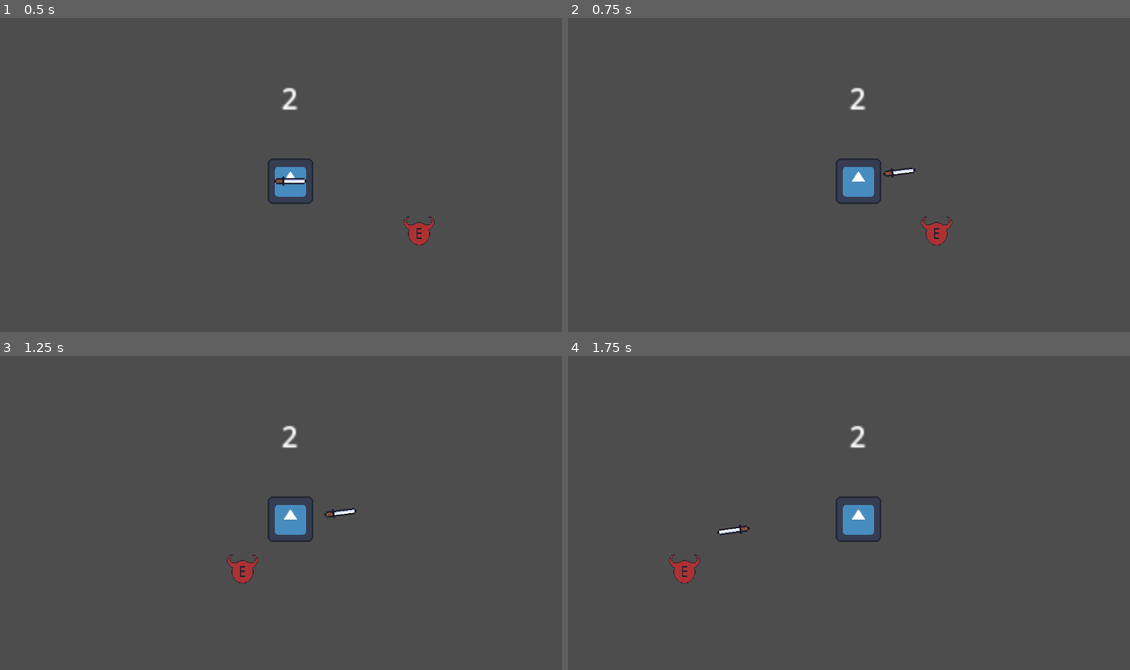
Above: before the commit, frames 1-4 (two rows, left to right).
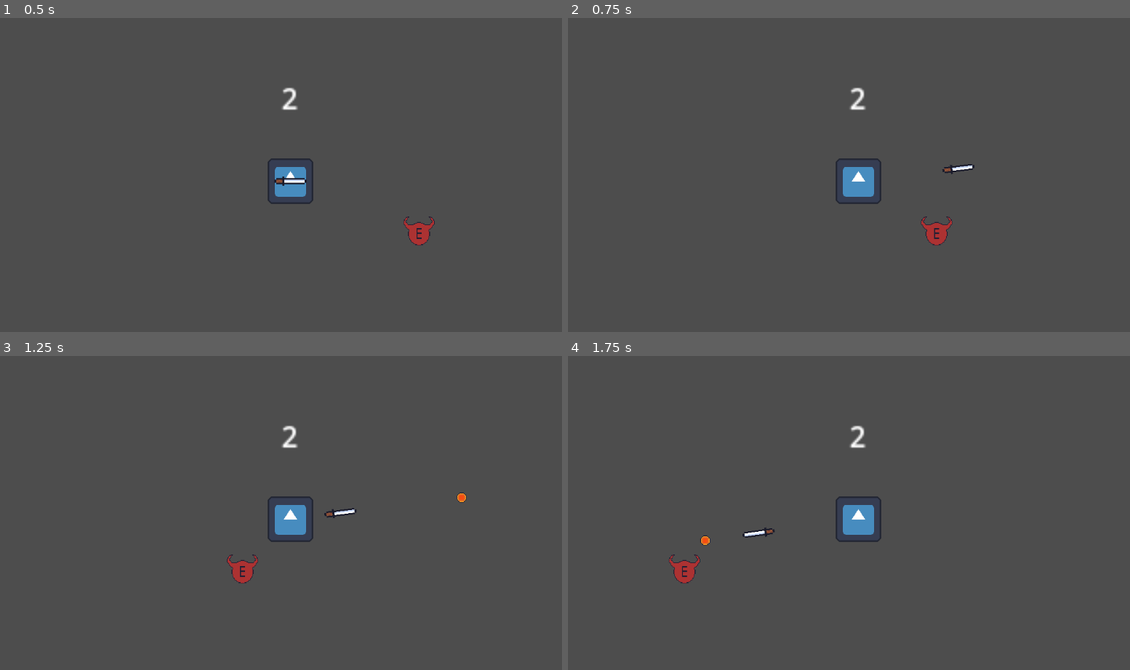
Above: after the commit, the same moments.

Repository: Darkcitrus/darkspracticegame
Game: Godot game, scene res://node_2d.tscn
The game is run twice, just before and just after one commit, with the same random seed, the same clock (stepped at 60 frames per second) and the same inputs. The engine's default icon, where the game draws it, is replaced by a stand-in: a white triangle on a blue panel in a dark square.
Inputs (mouse positions are in pixels of both pictures, inside the frame that each line leads up to):
- Up to frame 1 (0.5 s): no input
- Up to frame 2 (0.75 s): tap Enter (ui_accept) at 0.5 s; move the mouse to (983, 165) at 0.52 s; hold Right (ui_right) from 0.53 s (still down); click (983, 165) at 0.6 s
- Up to frame 3 (1.25 s): keep holding Right (ui_right); tap Enter (ui_accept) at 0.77 s; right-click (415, 503) at 0.8 s
- Up to frame 4 (1.75 s): keep holding Right (ui_right); move the mouse to (742, 534) at 1.27 s; right-click (742, 534) at 1.35 s; tap Enter (ui_accept) at 1.52 s; click (742, 534) at 1.55 s

Frame 1 is identical in both runs. In frame 2, 0.2% of the frame differs, in the area x 56-73%, y 46-51%; in frame 3, less than 0.1%; in frame 4, 0.3%, in the area x 23-37%, y 53-61%.

Commit message:
fireball implimentation
added the fireball mechanic

Diff:
--- a/character_body_2d.gd
+++ b/character_body_2d.gd
@@ -27,6 +27,9 @@
 @onready var hitbox = $hitbox
 @onready var sword_sprite = $hitbox/Sprite2D
 @onready var attackcd = $hitbox/attackcd
+@onready var projectiles = $Projectiles
+
+var fire_ball: PackedScene = preload("res://scenes/fire_ball.tscn")
 
 func _physics_process(delta) :
 	attack_direction = (get_global_mouse_position() - global_position).normalized()
@@ -42,21 +45,26 @@
 		var attack_vector: Vector2 = hitbox.global_position + attack_direction * thrust_distance
 
 		# option 1 using tweens you can also change the speed
-		var tween = create_tween()
-		tween.tween_property(hitbox, "global_position", attack_vector, 0.3)
-		await tween.finished
-		attacking = false
+		#var tween = create_tween()
+		#tween.tween_property(hitbox, "global_position", attack_vector, 0.3)
+		#await tween.finished
+		#attacking = false
 
 		# option 2 and 3 are nearly the same. only difference is the method called
 		# option 2 using lerp()
 		hitbox.global_position = lerp(hitbox.global_position, attack_vector, 1)
 		# option 3 using move_toward()
-		hitbox.global_position = hitbox.global_position.move_toward(attack_vector, 100)
+		#hitbox.global_position = hitbox.global_position.move_toward(attack_vector, 100)
 
 		attackcd.start()
 		print("Player attacked with power: ", attack_power)
 
-	#if Input.is_action_just_pressed('right_click'):
+	if Input.is_action_just_pressed('right_click'):
+		var new_fire_ball = fire_ball.instantiate()
+		new_fire_ball.direction = attack_direction
+		projectiles.add_child(new_fire_ball)
+
+		pass
 
 func point_hitbox_to_mouse():
 	if not attacking:
--- a/node_2d.tscn
+++ b/node_2d.tscn
@@ -1,17 +1,13 @@
-[gd_scene load_steps=11 format=3 uid="uid://taml8dcwdpup"]
+[gd_scene load_steps=8 format=3 uid="uid://taml8dcwdpup"]
 
 [ext_resource type="Script" path="res://Node2D.gd" id="1_r1okl"]
 [ext_resource type="PackedScene" uid="uid://o888u5fliew8" path="res://world_border.tscn" id="2_2c06o"]
-[ext_resource type="PackedScene" uid="uid://ctpaf7qjnnovf" path="res://character_body_2d.tscn" id="2_xhnnt"]
+[ext_resource type="PackedScene" uid="uid://ctpaf7qjnnovf" path="res://scenes/character_body_2d.tscn" id="2_xhnnt"]
 [ext_resource type="Texture2D" uid="uid://cv5hb07u0263t" path="res://enemyph.png" id="3_bqayh"]
-[ext_resource type="Script" path="res://character_body_2d.gd" id="4_v7tqy"]
-[ext_resource type="Texture2D" uid="uid://dt50x046cu1bf" path="res://fireball.png" id="6_fdb02"]
 [ext_resource type="Texture2D" uid="uid://2ehgym06ft3d" path="res://simplesword.png" id="6_maag0"]
 
 [sub_resource type="RectangleShape2D" id="RectangleShape2D_56yub"]
 size = Vector2(87.5704, 81.9209)
-
-[sub_resource type="CircleShape2D" id="CircleShape2D_gywa4"]
 
 [sub_resource type="CapsuleShape2D" id="CapsuleShape2D_7lohs"]
 radius = 11.2994
@@ -41,7 +37,6 @@
 position = Vector2(321, 327)
 motion_mode = 1
 platform_on_leave = 2
-script = ExtResource("4_v7tqy")
 
 [node name="DodgeTimer" type="Timer" parent="TopDowner"]
 wait_time = 0.1
@@ -76,20 +71,6 @@
 text = "2"
 uppercase = true
 
-[node name="Fireball2" type="Area2D" parent="TopDowner"]
-visible = false
-
-[node name="FireballSprite" type="Sprite2D" parent="TopDowner/Fireball2"]
-texture_filter = 1
-position = Vector2(87.5706, 0.000183105)
-scale = Vector2(1.5007, 1.5007)
-texture = ExtResource("6_fdb02")
-
-[node name="CollisionShape2D" type="CollisionShape2D" parent="TopDowner/Fireball2"]
-z_index = 1
-position = Vector2(87.5706, 6.10352e-05)
-shape = SubResource("CircleShape2D_gywa4")
-
 [node name="hitbox" type="Area2D" parent="TopDowner"]
 position = Vector2(-6.10352e-05, 0.00012207)
 
--- a/character_body_2d.tscn
+++ b/scenes/character_body_2d.tscn
@@ -1,6 +1,6 @@
 [gd_scene load_steps=4 format=3 uid="uid://ctpaf7qjnnovf"]
 
-[ext_resource type="Script" path="res://CharacterBody2D.gd" id="1_p3r6e"]
+[ext_resource type="Script" path="res://character_body_2d.gd" id="1_j2gjj"]
 [ext_resource type="Texture2D" uid="uid://da0velrvs3rcs" path="res://icon.svg" id="2_havk4"]
 
 [sub_resource type="RectangleShape2D" id="RectangleShape2D_yum8d"]
@@ -9,13 +9,17 @@
 position = Vector2(318, 329)
 scale = Vector2(0.354, 0.354)
 input_pickable = true
-script = ExtResource("1_p3r6e")
+script = ExtResource("1_j2gjj")
 
 [node name="Sprite2D" type="Sprite2D" parent="."]
 position = Vector2(7.62939e-06, 0.00012207)
 texture = ExtResource("2_havk4")
+metadata/_edit_lock_ = true
 
 [node name="CollisionShape2D" type="CollisionShape2D" parent="."]
 position = Vector2(0, 0.00012207)
 scale = Vector2(6.486, 6.387)
 shape = SubResource("RectangleShape2D_yum8d")
+metadata/_edit_lock_ = true
+
+[node name="Projectiles" type="Node2D" parent="."]
--- /dev/null
+++ b/scenes/fire_ball.tscn
@@ -0,0 +1,24 @@
+[gd_scene load_steps=4 format=3 uid="uid://7puf5246l5s6"]
+
+[ext_resource type="Texture2D" uid="uid://dt50x046cu1bf" path="res://fireball.png" id="1_2isxc"]
+[ext_resource type="Script" path="res://scripts/fire_ball.gd" id="1_62x8t"]
+
+[sub_resource type="CircleShape2D" id="CircleShape2D_4ghaj"]
+radius = 16.0
+
+[node name="FireBall" type="Area2D"]
+script = ExtResource("1_62x8t")
+
+[node name="Sprite2D" type="Sprite2D" parent="."]
+scale = Vector2(2, 2)
+texture = ExtResource("1_2isxc")
+
+[node name="CollisionShape2D" type="CollisionShape2D" parent="."]
+shape = SubResource("CircleShape2D_4ghaj")
+
+[node name="FireBallVanish" type="Timer" parent="."]
+wait_time = 3.0
+one_shot = true
+
+[connection signal="body_entered" from="." to="." method="_on_body_entered"]
+[connection signal="timeout" from="FireBallVanish" to="." method="_on_fire_ball_vanish_timeout"]
--- /dev/null
+++ b/scripts/fire_ball.gd
@@ -0,0 +1,29 @@
+extends Area2D
+
+#references
+@onready var fire_ball_vanish: Timer = $FireBallVanish
+
+
+var direction: Vector2
+const SPEED: int = 1000
+
+
+#process
+func _ready():
+	print("FIREBALL")
+	fire_ball_vanish.start()
+	position = direction * 50
+
+func _process(delta):
+	position += direction * SPEED * delta
+	pass
+
+
+#signals
+func _on_body_entered(body):
+	if body.name != "TopDowner":
+		queue_free()
+
+#timers
+func _on_fire_ball_vanish_timeout():
+	queue_free()
Renamed: top_downer.tscn -> scenes/top_downer.tscn
